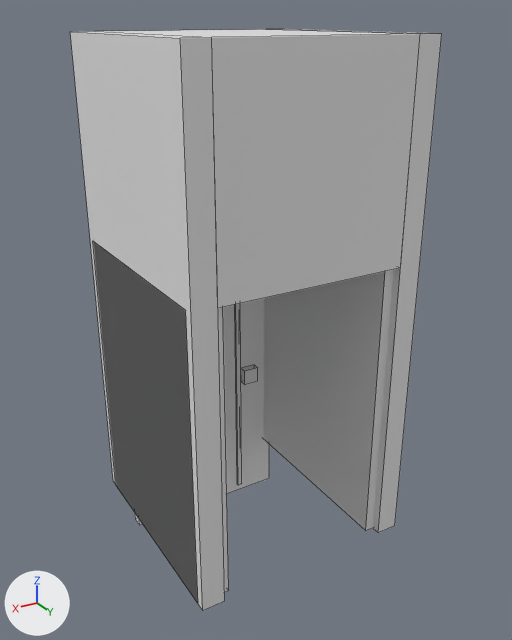
Before and after pictures for a commit that changed the FBX model unity-project/Assets/POC2D3D/Models/Phase3/interior_doorway_upper.fbx.
Camera for both pictures: a 50 mm camera at (0.711, 1.224, 1.229) aimed at (-0.022, 0.004, 0.619). The lights are fixed; the arrows at lower left show +X, +Y and +Z. The older version comes first. Mesh edges are drawn as thin lines. Where no turn or scale is listed for an object, it has been applied to the vertices. Vertices at exactly the same position are counted once.

Before the edit, the objects in view are built like this:
```python
me_interior_doorway_upper_mesh = bpy.data.meshes.new('interior_doorway_upper_Mesh')
me_interior_doorway_upper_mesh.from_pydata(...)  # 78 vertices, 60 faces; spans x -0.25..0.25, y -0.25..0.25, z 0.0..1.2
me_interior_doorway_upper_mesh.materials.append(mat_halka_vertexcolor)  # white #e7e7e7
ob_interior_doorway_upper = bpy.data.objects.new('interior_doorway_upper', me_interior_doorway_upper_mesh)
ob_interior_doorway_upper.location = (0.0, 0.0, 0.0)
```
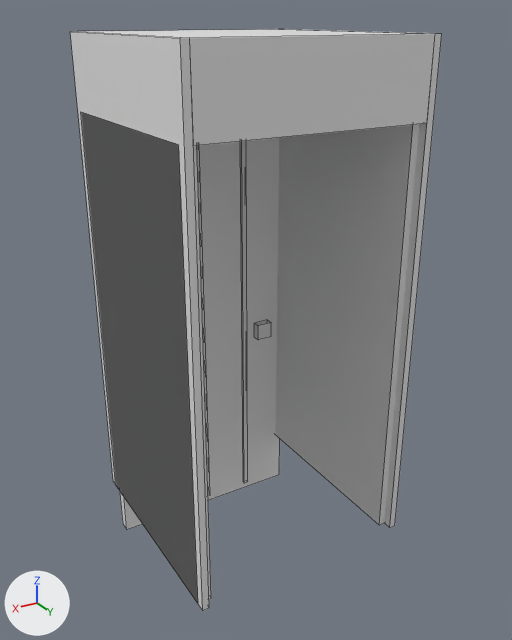
Boxes [x1, y1, x2, y2] around the edits, measured in the pictures (512 x 640 px; the box of a moved part takes in the faces that stretch with it):
part 1 of me_interior_doorway_upper_mesh, moved or reshaped: before [263, 270, 393, 531]; after [275, 124, 419, 525]
part 2 of me_interior_doorway_upper_mesh, moved or reshaped: before [93, 241, 229, 602]; after [81, 113, 211, 604]
part 3 of me_interior_doorway_upper_mesh, moved or reshaped: before [241, 365, 258, 385]; after [254, 320, 271, 340]
part 4 of me_interior_doorway_upper_mesh, moved or reshaped: [72, 29, 442, 610] in both

Patch to the scene script:
```diff
--- a/unity-project/Assets/POC2D3D/Models/Phase3/interior_doorway_upper.fbx.py
+++ b/unity-project/Assets/POC2D3D/Models/Phase3/interior_doorway_upper.fbx.py
@@ me_interior_doorway_upper_mesh @@
 me_interior_doorway_upper_mesh.from_pydata(...)  # 78 vertices, 60 faces; spans x -0.25..0.25, y -0.25..0.25, z 0.0..1.2
 # used by ob_interior_doorway_upper; location = (0.0, 0.0, 0.0)
+# me_interior_doorway_upper_mesh part 1: the loose piece of 8 vertices spanning x -0.25..-0.18, y -0.23..0.23, z 0.14..0.78 is scaled about its middle by (0.429, 1, 1.42), then moved by (-0.02, 0.0, 0.135)
+# me_interior_doorway_upper_mesh part 2: the loose piece of 8 vertices spanning x 0.18..0.25, y -0.23..0.23, z 0.14..0.78 is scaled about its middle by (0.429, 1, 1.42), then moved by (0.02, 0.0, 0.135)
+# me_interior_doorway_upper_mesh part 3: the loose piece of 8 vertices spanning x -0.15..-0.11, y -0.22..-0.2, z 0.34..0.38 is moved by (-0.04, 0.0, 0.12)
+# me_interior_doorway_upper_mesh part 4: 42 of 78 vertices moved; they spanned x -0.2..0.2, y -0.25..0.25, z 0.0..1.2 and now span x -0.235..0.235, y -0.25..0.25, z 0.0..1.2; mean shift (0.0, 0.0, 0.116); largest move (-0.2, 0.25, 0.78) -> (-0.235, 0.25, 1.05)
 me_interior_doorway_upper_mesh.materials.append(mat_halka_vertexcolor)
```
